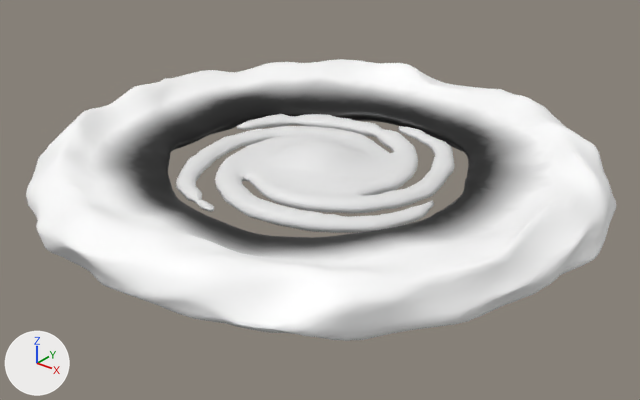
What one commit did to the glTF model Assets/Models_for_importing/Environment/Stellar/Galaxy spiral mesh.glb.
Both versions are drawn from a 50 mm lens placed at (3.03, -3.78, 2.12), pointed at (0.02, -0.03, -0.21). Arrows for +X, +Y and +Z are at lower left; the lights stay in place. Where no turn or scale is listed for an object, it has been applied to the vertices.

Objects in the first picture: 'Faint dust arms', 'Torus outer'.
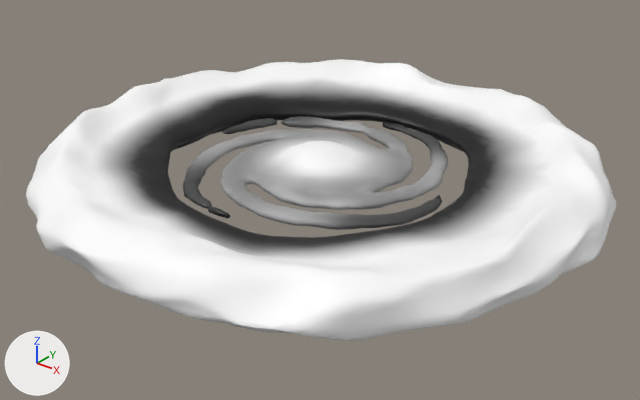
The newer file is also rescaled (x1.209) as a whole; pictures and numbers use the older file's frame.

Boxes (x1, y1, x2, y2) around the edits, measured in the pictures (640 x 400 px):
'Faint dust arms', deleted: before (176, 114, 455, 233)
'Dust outer', added: after (183, 116, 448, 230)

The change, as a list of edits to the scene's bpy script:
```text
Add mat_defaultmaterial_002:
    mat_defaultmaterial_002 = bpy.data.materials.new('DefaultMaterial.002')
    mat_defaultmaterial_002.use_nodes = True; mat_defaultmaterial_002.node_tree.nodes.clear()
    _N = mat_defaultmaterial_002.node_tree.nodes; _L = mat_defaultmaterial_002.node_tree.links
    n0 = _N.new('ShaderNodeOutputMaterial'); n0.name = 'Material Output'
    n1 = _N.new('ShaderNodeBsdfPrincipled'); n1.name = 'Principled BSDF'
    n2 = _N.new('ShaderNodeVertexColor'); n2.name = 'Color Attribute'
    _L.new(n1.outputs[0], n0.inputs[0])  # 'BSDF' to 'Surface'
    _L.new(n2.outputs[0], n1.inputs[0])  # 'Color' to 'Base Color'
Add me_mesh_003:
    me_mesh_003.from_pydata(...)  # 2190 vertices, 4368 faces; spans x -0.84..0.85, y -0.84..0.84, z -0.13..0.13
    me_mesh_003.materials.append(mat_defaultmaterial_002)
Remove ob_faint_dust_arms:
    ob_faint_dust_arms = bpy.data.objects.new('Faint dust arms', me_mesh_001)
    ob_faint_dust_arms.location = (0.0, 0.0, 0.0)
Add ob_dust_outer:
    ob_dust_outer = bpy.data.objects.new('Dust outer', me_mesh_003)
    ob_dust_outer.location = (0.0, 0.0, 0.0)
```
